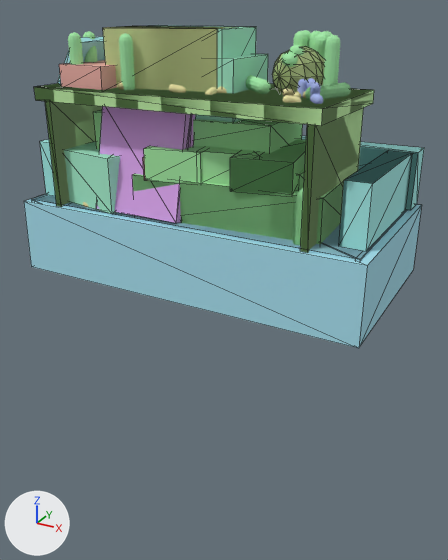
The glTF model assets/models/objects/radio.glb: old version first, new version second.
Both versions are drawn from a 50 mm camera at (2.46, -4.33, 1.61) aimed at (0.05, 0.05, -0.58). The lights are fixed; the arrows at lower left show +X, +Y and +Z. The older version comes first. Mesh edges are drawn as thin lines on the coarser meshes. Where no turn or scale is listed for an object, it has been applied to the vertices.

The scene before the commit, as lines of its bpy script (objects in view):
```python
me_s1_sm_fob_crate_11a = bpy.data.meshes.new('S1|SM_FOB_Crate_11a')
me_s1_sm_fob_crate_11a.from_pydata(...)  # a box spanning x -1.0..1.0, y -0.46..0.46, z -0.24..0.24
me_s1_sm_fob_crate_11a.materials.append(mat_s1_sm_fob_crate_11a)  # green #a8eda6
me_s2_s_sandbag_barrier_udtvadqfa_high_var1 = bpy.data.meshes.new('S2|S_Sandbag_Barrier_udtvadqfa_high_Var1')
me_s2_s_sandbag_barrier_udtvadqfa_high_var1.from_pydata(...)  # 16 vertices, 24 faces; spans x -0.76..0.76, y -0.64..0.64, z -0.23..0.23
me_s2_s_sandbag_barrier_udtvadqfa_high_var1.materials.append(mat_s2_s_sandbag_barrier_udtvadqfa_high_var1)  # cyan #a6edea
me_s2_sm_fob_crate_11a = bpy.data.meshes.new('S2|SM_FOB_Crate_11a')
me_s2_sm_fob_crate_11a.from_pydata(...)  # a box spanning x -1.0..1.0, y -0.46..0.46, z -0.24..0.24
me_s2_sm_fob_crate_11a.materials.append(mat_s2_sm_fob_crate_11a)  # green #a8eda6
ob_s1_sm_fob_crate_11a_1 = bpy.data.objects.new('S1|SM_FOB_Crate_11a#1', me_s1_sm_fob_crate_11a)
ob_s1_sm_fob_crate_11a_1.parent = ob_object
ob_s1_sm_fob_crate_11a_1.location = (-0.163, 0.0062, 0.666)
ob_s1_sm_fob_crate_11a_1.rotation_euler = (0.0, 0.0, 0.0592)  # degrees (0, 0, 3.4)
ob_s1_sm_fob_crate_11a_1.scale = (0.757, 0.757, 0.757)
ob_s2_s_sandbag_barrier_udtvadqfa_high_var1_0 = bpy.data.objects.new('S2|S_Sandbag_Barrier_udtvadqfa_high_Var1#0', me_s2_s_sandbag_barrier_udtvadqfa_high_var1)
ob_s2_s_sandbag_barrier_udtvadqfa_high_var1_0.location = (-0.744, 0.184, 0.344)
ob_s2_sm_fob_crate_11a_1 = bpy.data.objects.new('S2|SM_FOB_Crate_11a#1', me_s2_sm_fob_crate_11a)
ob_s2_sm_fob_crate_11a_1.parent = ob_object
ob_s2_sm_fob_crate_11a_1.location = (-0.125, -0.157, 0.537)
ob_s2_sm_fob_crate_11a_1.rotation_euler = (0.0, 0.0, 1.748)  # degrees (0, 0, 100)
ob_s2_sm_fob_crate_11a_1.scale = (0.403, 0.485, 0.485)
# also in view: 'S1|SM_MilitaryTable_01b#0' at (-0.38, -0.48, 0.53); 'S1|SM_MS_CardboardBox_01a#0' at (-0.13, -0.01, 1.06); 'S2|SM_bottle_01a#3' at (-0.48, -0.46, 1.23); 'S4|SM_RetainingWall_02a#0' at (-0.02, 0.14, -0.19); 'S2|SM_FOB_Crate_06a#0' at (-0.82, -0.2, 1.13)
```
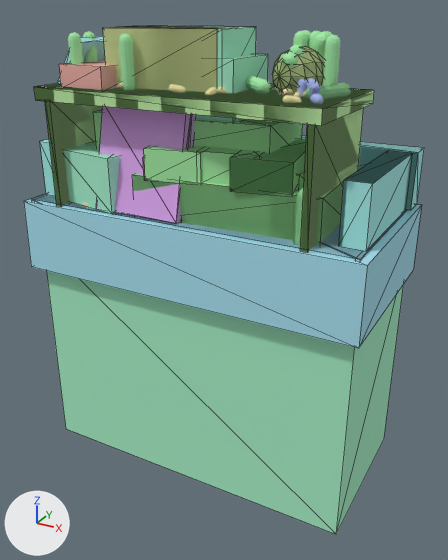
Pixel boxes (x1, y1, x2, y2) of what changed, in the pictures (448 x 560 px):
```json
{"object": "S6|SM_Foundation_Radio#0", "change": "added", "after": [46, 271, 404, 534], "on screen": "green"}
```

The change, as JSON lines over the scene's bpy script:
```json
{"op": "add", "block": "mat_s6_sm_foundation_radio", "code": ["mat_s6_sm_foundation_radio = principled_material('S6|SM_Foundation_Radio')", "mat_s6_sm_foundation_radio.base_color = (0.383, 0.85, 0.562)  # green #a6edc6", "mat_s6_sm_foundation_radio.roughness = 1.0"]}
{"op": "add", "block": "me_s6_sm_foundation_radio", "code": ["me_s6_sm_foundation_radio = bpy.data.meshes.new('S6|SM_Foundation_Radio')", "me_s6_sm_foundation_radio.from_pydata(...)  # a box spanning x -1.43..1.43, y -0.7..0.7, z -1.0..1.0", "me_s6_sm_foundation_radio.materials.append(mat_s6_sm_foundation_radio)  # green #a6edc6"]}
{"op": "add", "block": "ob_s6_sm_foundation_radio_0", "code": ["ob_s6_sm_foundation_radio_0 = bpy.data.objects.new('S6|SM_Foundation_Radio#0', me_s6_sm_foundation_radio)", "ob_s6_sm_foundation_radio_0.location = (0.007, 0.107, -1.284)"]}
```
